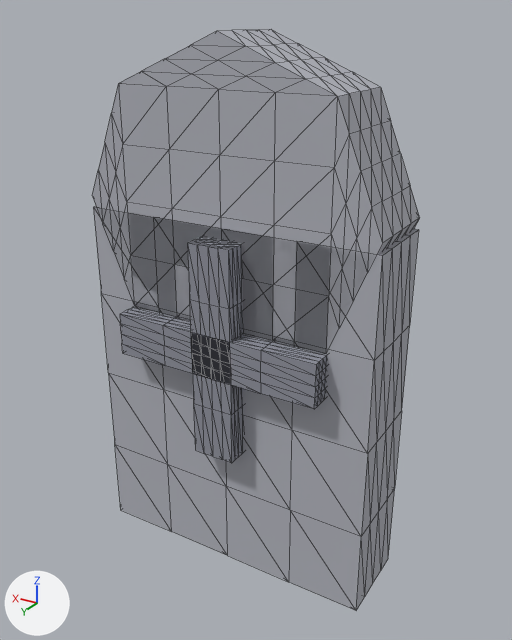
Renders of the glTF model godot/assets/meshes/med/rpg/gravestone.glb from each side of a commit.
Before and after are seen from a camera (50 mm lens) standing at (-0.788, 1.274, 1.277) and looking at (-0.027, 0.006, 0.643). The lights are fixed; the arrows at lower left show +X, +Y and +Z. The first picture is the older version. Mesh edges are drawn as thin lines. Vertices at exactly the same position are counted once.

The scene before the commit, as lines of its bpy script (objects in view):
```python
me_cube = bpy.data.meshes.new('Cube')
me_cube.from_pydata(...)  # 518 vertices, 1024 faces; spans x -0.35..0.35, y -0.1..0.15, z -0.425..0.8
# faces by material slot: [192, 448, 192, 192]
me_cube.materials.append(mat_gravestonemat)  # grey #b1b3bc
me_cube.materials.append(mat_gravestonetopmat)  # grey #b1b3bc
me_cube.materials.append(mat_gravestonecrossamat)  # grey #90939e
me_cube.materials.append(mat_gravestonecrossbmat)  # grey #90939e
ob_gravestone = bpy.data.objects.new('Gravestone', me_cube)
ob_gravestone.location = (0.0, 0.0, 0.45)
```
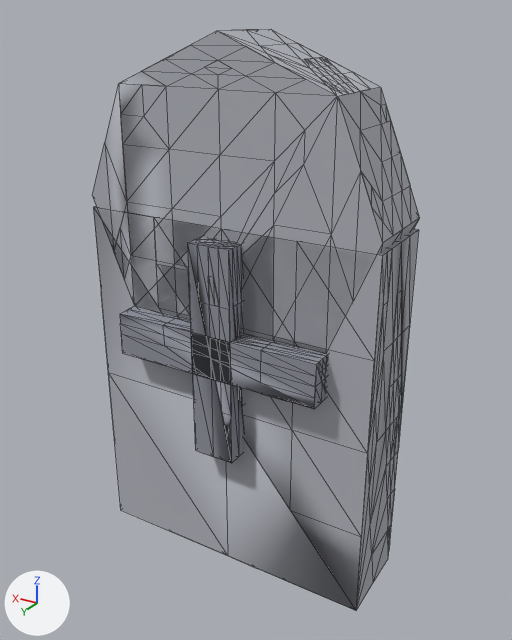
Patch to the scene script:
```diff
--- a/godot/assets/meshes/med/rpg/gravestone.glb.py
+++ b/godot/assets/meshes/med/rpg/gravestone.glb.py
@@ me_cube @@
 # used by ob_gravestone; location = (0.0, 0.0, 0.45)
-me_cube.from_pydata(...)  # 518 vertices, 1024 faces; spans x -0.35..0.35, y -0.1..0.15, z -0.425..0.8
+me_cube.from_pydata(...)  # 680 vertices, 1252 faces; spans x -0.35..0.35, y -0.1..0.15, z -0.425..0.8
+# me_cube part 1: 1 vertex moved from x 0.324, y 0.1, z 0.388 to x 0.337, y 0.075, z 0.419; 88 vertices removed from x -0.35..0.35, y -0.1..0.15, z -0.425..0.774; 250 vertices added at x -0.35..0.35, y -0.1..0.15, z -0.425..0.762
 me_cube.materials.append(mat_gravestonemat)
-me_cube.materials.append(mat_gravestonetopmat)  # grey #b1b3bc
 me_cube.materials.append(mat_gravestonecrossamat)
-me_cube.materials.append(mat_gravestonecrossbmat)  # grey #90939e
```

What differs and where, as boxes [x1, y1, x2, y2] in the pictures (512 x 640 px):
part 1 of me_cube, reshaped
    before: [92, 30, 411, 610]
    after: [118, 31, 402, 610]
